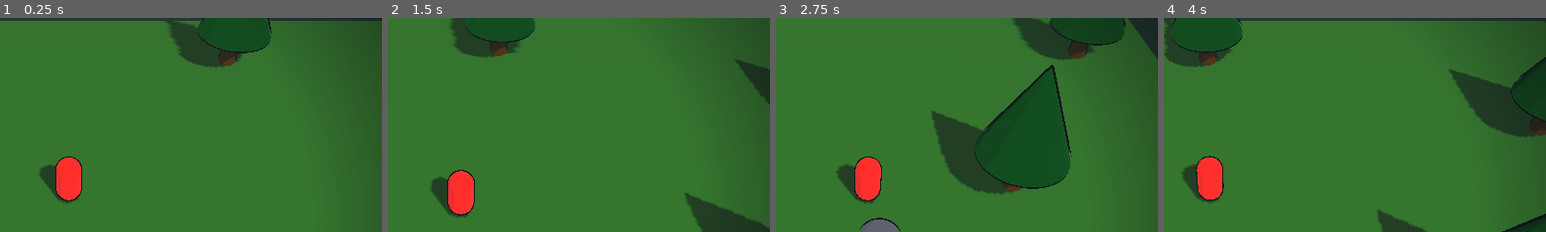
Above: before the commit, frames 1-4 (left to right).
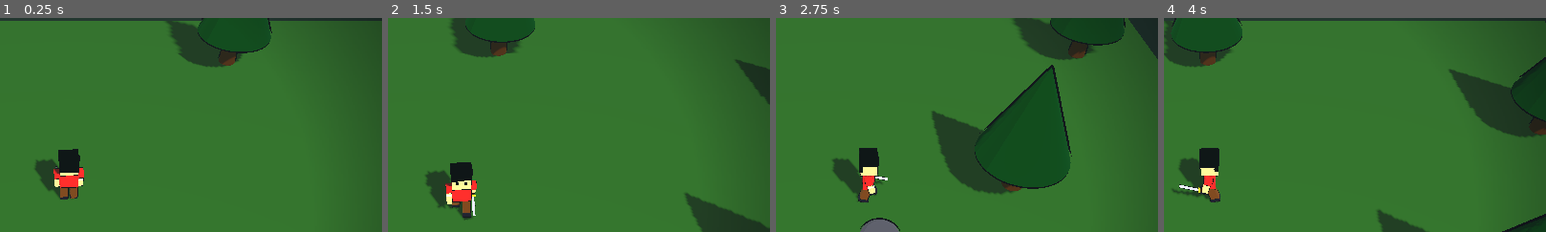
Above: after the commit, the same moments.

Repository: jorgediasdsg/fmf
Game: Godot game, scene res://src/levels3d/arena_test.tscn
Same seed, same stepped clock (60 frames per second), same inputs: the game is played once before the commit and once after it. This scene is started directly instead of the project's main scene.
Inputs:
- Up to frame 1 (0.25 s): no input
- Up to frame 2 (1.5 s): tap Enter at 0.5 s; hold D (move_right) 0.53-1.28 s; tap J (attack) at 0.6, 1.35 s; tap Space (jump) at 0.77 s; hold S (move_down) from 1.28 s (still down)
- Up to frame 3 (2.75 s): tap Space (jump) at 1.52 s; release S (move_down) at 2.03 s; hold D (move_right) from 2.03 s (still down); tap J (attack) at 2.1 s
- Up to frame 4 (4 s): release D (move_right) at 2.78 s; hold W (move_up) 2.78-3.53 s; tap J (attack) at 2.85, 3.6 s; tap Space (jump) at 3.02, 3.77 s; hold A (move_left) from 3.53 s (still down)
The pictures show only the part of the screen within x 41-91%, y 7-57%; the shares and areas given below are measured in that part.

The runs differ from the first frame. In frame 1, 1.5% of the frame differs, in the area x 9-22%, y 61-87%; in frame 2, 1.7%; in frame 3, 1.7%; in frame 4, 1.8%, in the area x 2-16%, y 60-87%.

Commit message:
feat: personagens low-poly em código — Zack com espada e cicatriz, cachorro com mancha no olho, ciclopes
Co-Authored-By: Claude Fable 5 <noreply@anthropic.com>

Diff:
--- /dev/null
+++ b/src/characters/character_builder.gd
@@ -0,0 +1,232 @@
+class_name CharacterBuilder
+extends Object
+## Monta os personagens low-poly (estilo blocado, cor chapada + contorno)
+## e suas animações procedurais. Todos olham para +Z.
+## Cada modelo retorna um Node3D com um AnimationPlayer filho chamado "Anim"
+## contendo "idle", "run", "attack" e "die".
+
+const COL := {
+	"skin": Color(0.95, 0.8, 0.63),
+	"skin_dark": Color(0.85, 0.63, 0.4),
+	"hair": Color(0.13, 0.12, 0.16),
+	"shirt": Color(0.82, 0.27, 0.28),
+	"pants": Color(0.54, 0.37, 0.23),
+	"shoes": Color(0.25, 0.23, 0.3),
+	"scar": Color(1.0, 0.93, 0.84),
+	"blade": Color(0.78, 0.78, 0.84),
+	"gold": Color(0.95, 0.8, 0.3),
+	"dog_white": Color(0.93, 0.91, 0.86),
+	"dog_dark": Color(0.16, 0.15, 0.18),
+	"dog_nose": Color(0.1, 0.09, 0.12),
+	"cyclops": Color(0.87, 0.62, 0.32),
+	"cyclops_boss": Color(0.77, 0.42, 0.28),
+	"eye_white": Color(0.97, 0.97, 0.95),
+	"pupil": Color(0.15, 0.13, 0.2),
+	"mouth": Color(0.55, 0.2, 0.22),
+	"horn": Color(0.36, 0.25, 0.16),
+}
+
+
+static func _box(parent: Node3D, size: Vector3, color: Color, pos: Vector3,
+		outline := true, name := "") -> MeshInstance3D:
+	var mi := MeshInstance3D.new()
+	if name != "":
+		mi.name = name
+	var mesh := BoxMesh.new()
+	mesh.size = size
+	mi.mesh = mesh
+	mi.position = pos
+	mi.material_override = ToonMaterial.flat(color)
+	if outline:
+		ToonMaterial.add_outline(mi, minf(0.025, size.length() * 0.035))
+	parent.add_child(mi)
+	return mi
+
+
+static func _pivot(parent: Node3D, name: String, pos: Vector3) -> Node3D:
+	var n := Node3D.new()
+	n.name = name
+	n.position = pos
+	parent.add_child(n)
+	return n
+
+
+static func _anim_player(root: Node3D, anims: Dictionary) -> AnimationPlayer:
+	var ap := AnimationPlayer.new()
+	ap.name = "Anim"
+	root.add_child(ap)
+	var lib := AnimationLibrary.new()
+	for anim_name in anims:
+		lib.add_animation(anim_name, anims[anim_name])
+	ap.add_animation_library("", lib)
+	return ap
+
+
+static func _track(anim: Animation, path: String, keys: Array) -> void:
+	## keys: [[tempo, valor], ...]
+	var t := anim.add_track(Animation.TYPE_VALUE)
+	anim.track_set_path(t, NodePath(path))
+	for k in keys:
+		anim.track_insert_key(t, k[0], k[1])
+
+
+static func _humanoid_anims(swing_arms := true) -> Dictionary:
+	var idle := Animation.new()
+	idle.length = 1.4
+	idle.loop_mode = Animation.LOOP_LINEAR
+	_track(idle, "Root:position", [[0.0, Vector3.ZERO], [0.7, Vector3(0, 0.035, 0)], [1.4, Vector3.ZERO]])
+	_track(idle, "Root/ArmL:rotation", [[0.0, Vector3.ZERO], [0.7, Vector3(0.06, 0, 0.04)], [1.4, Vector3.ZERO]])
+	_track(idle, "Root/ArmR:rotation", [[0.0, Vector3.ZERO], [0.7, Vector3(0.06, 0, -0.04)], [1.4, Vector3.ZERO]])
+
+	var run := Animation.new()
+	run.length = 0.45
+	run.loop_mode = Animation.LOOP_LINEAR
+	_track(run, "Root/LegL:rotation", [[0.0, Vector3(0.7, 0, 0)], [0.225, Vector3(-0.7, 0, 0)], [0.45, Vector3(0.7, 0, 0)]])
+	_track(run, "Root/LegR:rotation", [[0.0, Vector3(-0.7, 0, 0)], [0.225, Vector3(0.7, 0, 0)], [0.45, Vector3(-0.7, 0, 0)]])
+	if swing_arms:
+		_track(run, "Root/ArmL:rotation", [[0.0, Vector3(-0.6, 0, 0)], [0.225, Vector3(0.6, 0, 0)], [0.45, Vector3(-0.6, 0, 0)]])
+		_track(run, "Root/ArmR:rotation", [[0.0, Vector3(0.6, 0, 0)], [0.225, Vector3(-0.6, 0, 0)], [0.45, Vector3(0.6, 0, 0)]])
+	_track(run, "Root:position", [[0.0, Vector3.ZERO], [0.1125, Vector3(0, 0.05, 0)], [0.225, Vector3.ZERO], [0.3375, Vector3(0, 0.05, 0)], [0.45, Vector3.ZERO]])
+
+	var attack := Animation.new()
+	attack.length = 0.3
+	_track(attack, "Root/ArmR:rotation", [[0.0, Vector3(-2.6, 0, 0)], [0.12, Vector3(0.9, 0, 0)], [0.3, Vector3.ZERO]])
+	_track(attack, "Root:rotation", [[0.0, Vector3(0, -0.25, 0)], [0.12, Vector3(0, 0.18, 0)], [0.3, Vector3.ZERO]])
+
+	var die := Animation.new()
+	die.length = 0.5
+	_track(die, "Root:scale", [[0.0, Vector3.ONE], [0.5, Vector3(1.2, 0.08, 1.2)]])
+	_track(die, "Root:position", [[0.0, Vector3.ZERO], [0.5, Vector3(0, -0.3, 0)]])
+
+	return {"idle": idle, "run": run, "attack": attack, "die": die}
+
+
+static func build_zack() -> Node3D:
+	var model := Node3D.new()
+	model.name = "ZackModel"
+	var root := _pivot(model, "Root", Vector3.ZERO)
+
+	# pernas (pivô no quadril, y=0.5)
+	var leg_l := _pivot(root, "LegL", Vector3(-0.14, 0.5, 0))
+	_box(leg_l, Vector3(0.2, 0.5, 0.22), COL.pants, Vector3(0, -0.25, 0))
+	_box(leg_l, Vector3(0.22, 0.1, 0.26), COL.shoes, Vector3(0, -0.47, 0.02))
+	var leg_r := _pivot(root, "LegR", Vector3(0.14, 0.5, 0))
+	_box(leg_r, Vector3(0.2, 0.5, 0.22), COL.pants, Vector3(0, -0.25, 0))
+	_box(leg_r, Vector3(0.22, 0.1, 0.26), COL.shoes, Vector3(0, -0.47, 0.02))
+
+	# tronco
+	_box(root, Vector3(0.52, 0.52, 0.3), COL.shirt, Vector3(0, 0.78, 0))
+
+	# braços (pivô no ombro, y=1.0); manga curta vermelha + antebraço de pele
+	var arm_l := _pivot(root, "ArmL", Vector3(-0.33, 1.0, 0))
+	_box(arm_l, Vector3(0.16, 0.2, 0.2), COL.shirt, Vector3(0, -0.08, 0))
+	_box(arm_l, Vector3(0.14, 0.32, 0.16), COL.skin, Vector3(0, -0.34, 0))
+	_box(arm_l, Vector3(0.15, 0.05, 0.17), COL.scar, Vector3(0, -0.26, 0), false, "Scar")
+	var arm_r := _pivot(root, "ArmR", Vector3(0.33, 1.0, 0))
+	_box(arm_r, Vector3(0.16, 0.2, 0.2), COL.shirt, Vector3(0, -0.08, 0))
+	_box(arm_r, Vector3(0.14, 0.32, 0.16), COL.skin, Vector3(0, -0.34, 0))
+	# espada na mão direita, lâmina para frente
+	var sword := _pivot(arm_r, "Sword", Vector3(0, -0.5, 0.05))
+	_box(sword, Vector3(0.05, 0.05, 0.16), COL.horn, Vector3(0, 0, 0.0), false)
+	_box(sword, Vector3(0.16, 0.04, 0.05), COL.gold, Vector3(0, 0, 0.1), false)
+	_box(sword, Vector3(0.07, 0.025, 0.55), COL.blade, Vector3(0, 0, 0.4))
+
+	# cabeça
+	var head := _pivot(root, "Head", Vector3(0, 1.04, 0))
+	_box(head, Vector3(0.5, 0.46, 0.44), COL.skin, Vector3(0, 0.25, 0))
+	_box(head, Vector3(0.54, 0.18, 0.48), COL.hair, Vector3(0, 0.44, -0.01))
+	_box(head, Vector3(0.54, 0.3, 0.1), COL.hair, Vector3(0, 0.33, -0.21))
+	# olhos (face +Z)
+	_box(head, Vector3(0.07, 0.09, 0.02), COL.pupil, Vector3(-0.11, 0.24, 0.225), false)
+	_box(head, Vector3(0.07, 0.09, 0.02), COL.pupil, Vector3(0.11, 0.24, 0.225), false)
+
+	_anim_player(model, _humanoid_anims())
+	return model
+
+
+static func build_dog() -> Node3D:
+	var model := Node3D.new()
+	model.name = "DogModel"
+	var root := _pivot(model, "Root", Vector3.ZERO)
+
+	_box(root, Vector3(0.3, 0.26, 0.55), COL.dog_white, Vector3(0, 0.33, -0.05))
+	# patas
+	for data in [["LegL", Vector3(-0.1, 0.22, 0.12)], ["LegR", Vector3(0.1, 0.22, 0.12)],
+			["LegBL", Vector3(-0.1, 0.22, -0.24)], ["LegBR", Vector3(0.1, 0.22, -0.24)]]:
+		var leg := _pivot(root, data[0], data[1])
+		_box(leg, Vector3(0.09, 0.22, 0.09), COL.dog_white, Vector3(0, -0.11, 0))
+	# cabeça
+	var head := _pivot(root, "Head", Vector3(0, 0.44, 0.25))
+	_box(head, Vector3(0.3, 0.26, 0.26), COL.dog_white, Vector3(0, 0.08, 0))
+	_box(head, Vector3(0.14, 0.12, 0.08), COL.dog_white, Vector3(0, 0.02, 0.16))
+	_box(head, Vector3(0.09, 0.07, 0.03), COL.dog_nose, Vector3(0, 0.05, 0.2), false)
+	# mancha preta no olho ESQUERDO (lado -X, face +Z) + olhos
+	_box(head, Vector3(0.13, 0.13, 0.02), COL.dog_dark, Vector3(-0.08, 0.13, 0.13), false, "Patch")
+	_box(head, Vector3(0.05, 0.06, 0.02), COL.eye_white, Vector3(-0.08, 0.13, 0.145), false)
+	_box(head, Vector3(0.05, 0.06, 0.015), COL.pupil, Vector3(0.08, 0.13, 0.14), false)
+	# orelhas caídas
+	_box(head, Vector3(0.08, 0.18, 0.1), COL.dog_dark, Vector3(-0.18, 0.08, -0.02))
+	_box(head, Vector3(0.08, 0.18, 0.1), COL.dog_dark, Vector3(0.18, 0.08, -0.02))
+	# rabo (pivô para abanar)
+	var tail := _pivot(root, "Tail", Vector3(0, 0.42, -0.34))
+	_box(tail, Vector3(0.06, 0.06, 0.22), COL.dog_white, Vector3(0, 0.06, -0.1))
+
+	var idle := Animation.new()
+	idle.length = 0.8
+	idle.loop_mode = Animation.LOOP_LINEAR
+	_track(idle, "Root/Tail:rotation", [[0.0, Vector3(0, 0.6, 0)], [0.4, Vector3(0, -0.6, 0)], [0.8, Vector3(0, 0.6, 0)]])
+	_track(idle, "Root:position", [[0.0, Vector3.ZERO], [0.4, Vector3(0, 0.02, 0)], [0.8, Vector3.ZERO]])
+
+	var run := Animation.new()
+	run.length = 0.3
+	run.loop_mode = Animation.LOOP_LINEAR
+	for pair in [["LegL", 1.0], ["LegR", -1.0], ["LegBL", -1.0], ["LegBR", 1.0]]:
+		_track(run, "Root/%s:rotation" % pair[0],
+			[[0.0, Vector3(0.8 * pair[1], 0, 0)], [0.15, Vector3(-0.8 * pair[1], 0, 0)], [0.3, Vector3(0.8 * pair[1], 0, 0)]])
+	_track(run, "Root/Tail:rotation", [[0.0, Vector3(0, 0.4, 0)], [0.15, Vector3(0, -0.4, 0)], [0.3, Vector3(0, 0.4, 0)]])
+
+	var attack := Animation.new()
+	attack.length = 0.3
+	_track(attack, "Root/Head:rotation", [[0.0, Vector3(0.5, 0, 0)], [0.12, Vector3(-0.35, 0, 0)], [0.3, Vector3.ZERO]])
+	_track(attack, "Root:rotation", [[0.0, Vector3(-0.15, 0, 0)], [0.3, Vector3.ZERO]])
+
+	var die := Animation.new()
+	die.length = 0.5
+	_track(die, "Root:scale", [[0.0, Vector3.ONE], [0.5, Vector3(1.1, 0.15, 1.1)]])
+
+	_anim_player(model, {"idle": idle, "run": run, "attack": attack, "die": die})
+	return model
+
+
+static func build_cyclops(body_scale := 1.0, boss := false) -> Node3D:
+	var model := Node3D.new()
+	model.name = "CyclopsModel"
+	var root := _pivot(model, "Root", Vector3.ZERO)
+	var col: Color = COL.cyclops_boss if boss else COL.cyclops
+
+	# pernas curtas
+	var leg_l := _pivot(root, "LegL", Vector3(-0.22, 0.26, 0))
+	_box(leg_l, Vector3(0.2, 0.26, 0.24), COL.horn, Vector3(0, -0.13, 0))
+	var leg_r := _pivot(root, "LegR", Vector3(0.22, 0.26, 0))
+	_box(leg_r, Vector3(0.2, 0.26, 0.24), COL.horn, Vector3(0, -0.13, 0))
+
+	# corpão (cabeça e corpo juntos)
+	_box(root, Vector3(0.9, 0.95, 0.66), col, Vector3(0, 0.76, 0))
+	# chifres
+	_box(root, Vector3(0.1, 0.22, 0.1), COL.horn, Vector3(-0.3, 1.33, 0))
+	_box(root, Vector3(0.1, 0.22, 0.1), COL.horn, Vector3(0.3, 1.33, 0))
+	# olho único (face +Z)
+	_box(root, Vector3(0.34, 0.3, 0.04), COL.eye_white, Vector3(0, 0.95, 0.33), false)
+	_box(root, Vector3(0.13, 0.16, 0.03), COL.pupil, Vector3(0, 0.94, 0.36), false, "Pupil")
+	# boca
+	_box(root, Vector3(0.3, 0.1, 0.03), COL.mouth, Vector3(0, 0.56, 0.34), false)
+	# braços
+	var arm_l := _pivot(root, "ArmL", Vector3(-0.5, 1.0, 0))
+	_box(arm_l, Vector3(0.16, 0.45, 0.2), col, Vector3(0, -0.2, 0))
+	var arm_r := _pivot(root, "ArmR", Vector3(0.5, 1.0, 0))
+	_box(arm_r, Vector3(0.16, 0.45, 0.2), col, Vector3(0, -0.2, 0))
+
+	_anim_player(model, _humanoid_anims())
+	if body_scale != 1.0:
+		model.scale = Vector3.ONE * body_scale
+	return model
--- a/src/player3d/player.gd
+++ b/src/player3d/player.gd
@@ -11,6 +11,7 @@
 const CAM_LERP := 8.0
 
 var facing := Vector3.FORWARD
+var anim: AnimationPlayer
 var _iframes := 0.0
 var _dead := false
 
@@ -25,10 +26,13 @@
 	var cam: Camera3D = $CameraRig/Camera
 	cam.position = Vector3(0, 11.0, 10.2)
 	cam.rotation_degrees.x = -48.0
-	var mesh := $Body/Mesh as MeshInstance3D
-	if mesh != null:
-		mesh.material_override = ToonMaterial.flat(Color(0.82, 0.27, 0.28))
-		ToonMaterial.add_outline(mesh)
+	var placeholder := body.get_node_or_null("Mesh")
+	if placeholder != null:
+		placeholder.queue_free()
+	var model := CharacterBuilder.build_zack()
+	body.add_child(model)
+	anim = model.get_node("Anim")
+	anim.play("idle")
 
 
 func _physics_process(delta: float) -> void:
@@ -55,6 +59,11 @@
 
 	move_and_slide()
 	body.visible = _iframes <= 0.0 or fmod(_iframes, 0.16) < 0.08
+	if anim != null and anim.current_animation != "attack":
+		var moving := Vector2(velocity.x, velocity.z).length() > 0.5
+		var target := "run" if moving else "idle"
+		if anim.current_animation != target:
+			anim.play(target)
 
 
 func _process(delta: float) -> void:
